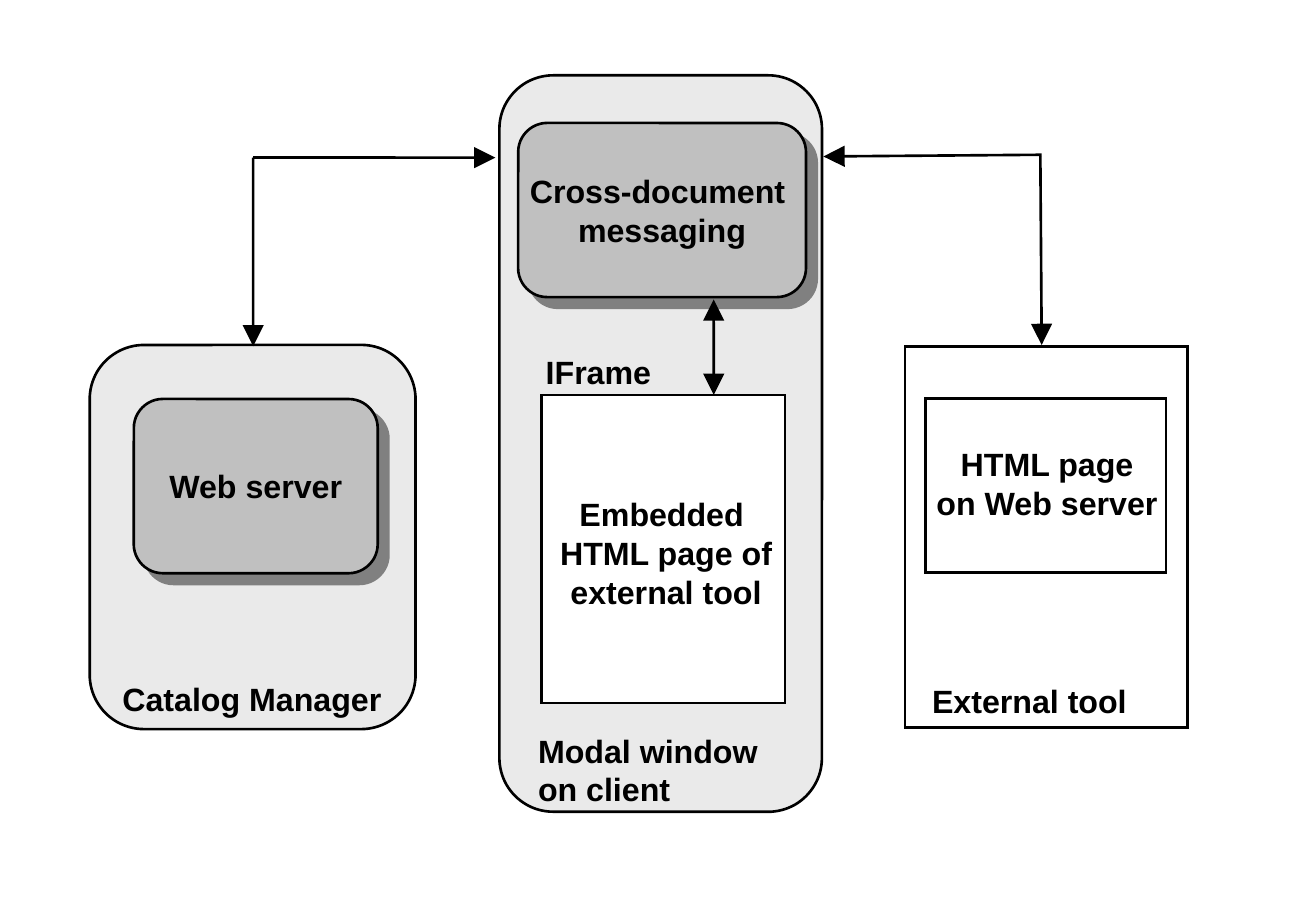
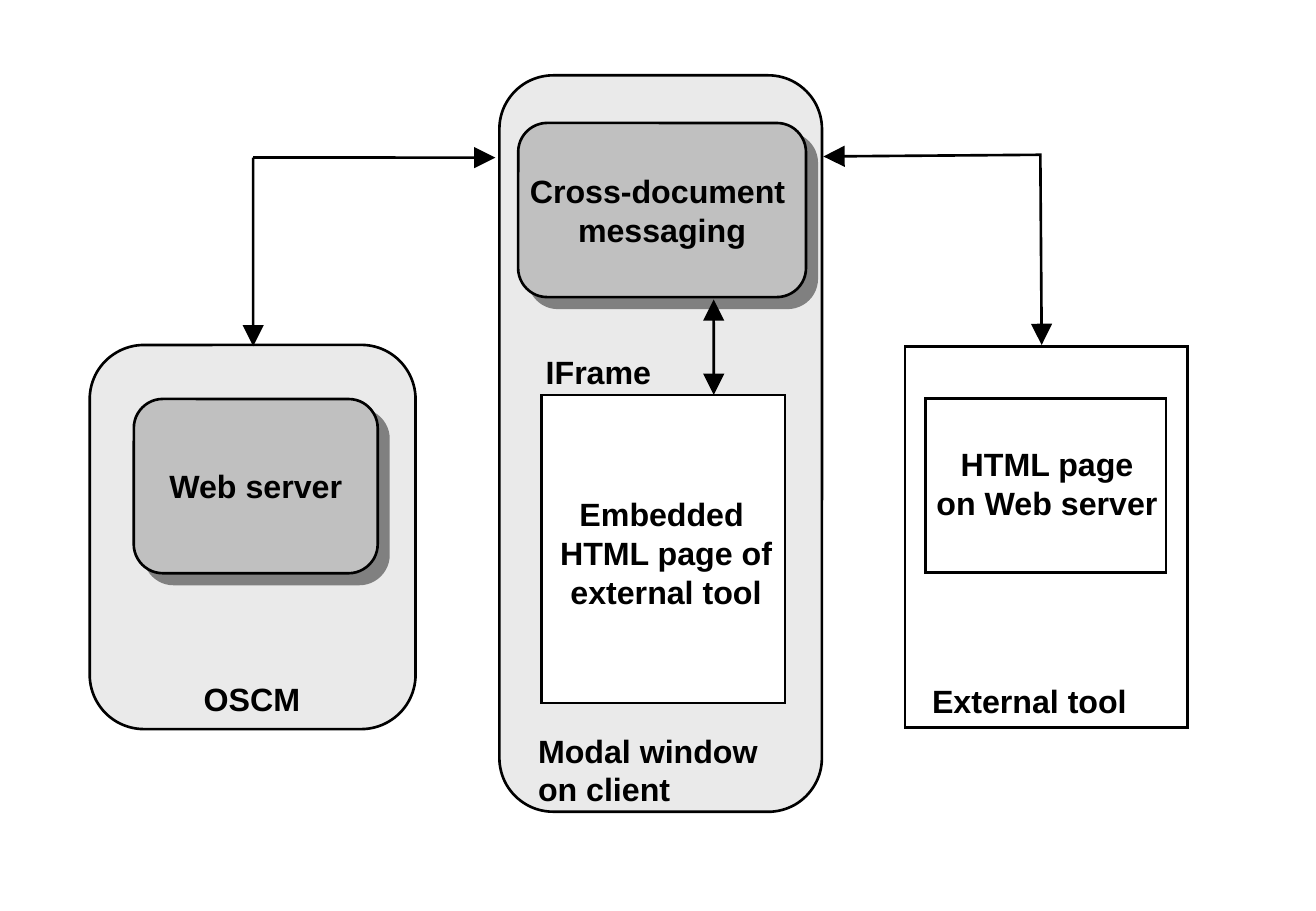
Before and after one commit to servicecatalog/documentation, a slide deck: slide 1 of Development/DocSources/en/DevelopersGuide/_images/CrossDoc.ppt. Drawn at 1316x911 pixels with LibreOffice and Linux fonts; fonts in the diff are those of the drawing. Boxes give left, top, right and bottom in pixels: in the first picture for what was removed or moved away, otherwise in the second. Text is boxed around its words. In the diff, an @@ line names an element or a change of style, - is before the commit and + after.

Commit message:
Remove Catalog Manager from pictures

```diff
--- a/Development/DocSources/en/DevelopersGuide/_images/CrossDoc.ppt
+++ b/Development/DocSources/en/DevelopersGuide/_images/CrossDoc.ppt
@@ text at (x1=204, y1=688, x2=301, y2=712): text changed @@
-Catalog Manager
+OSCM
```
Also in this commit, not shown: 1 slide added, 17 other files.
